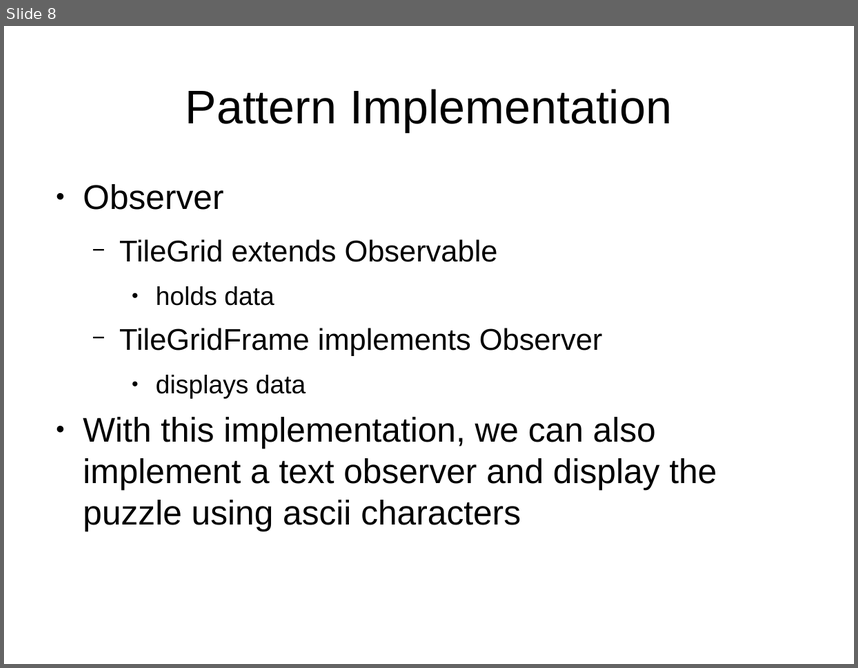
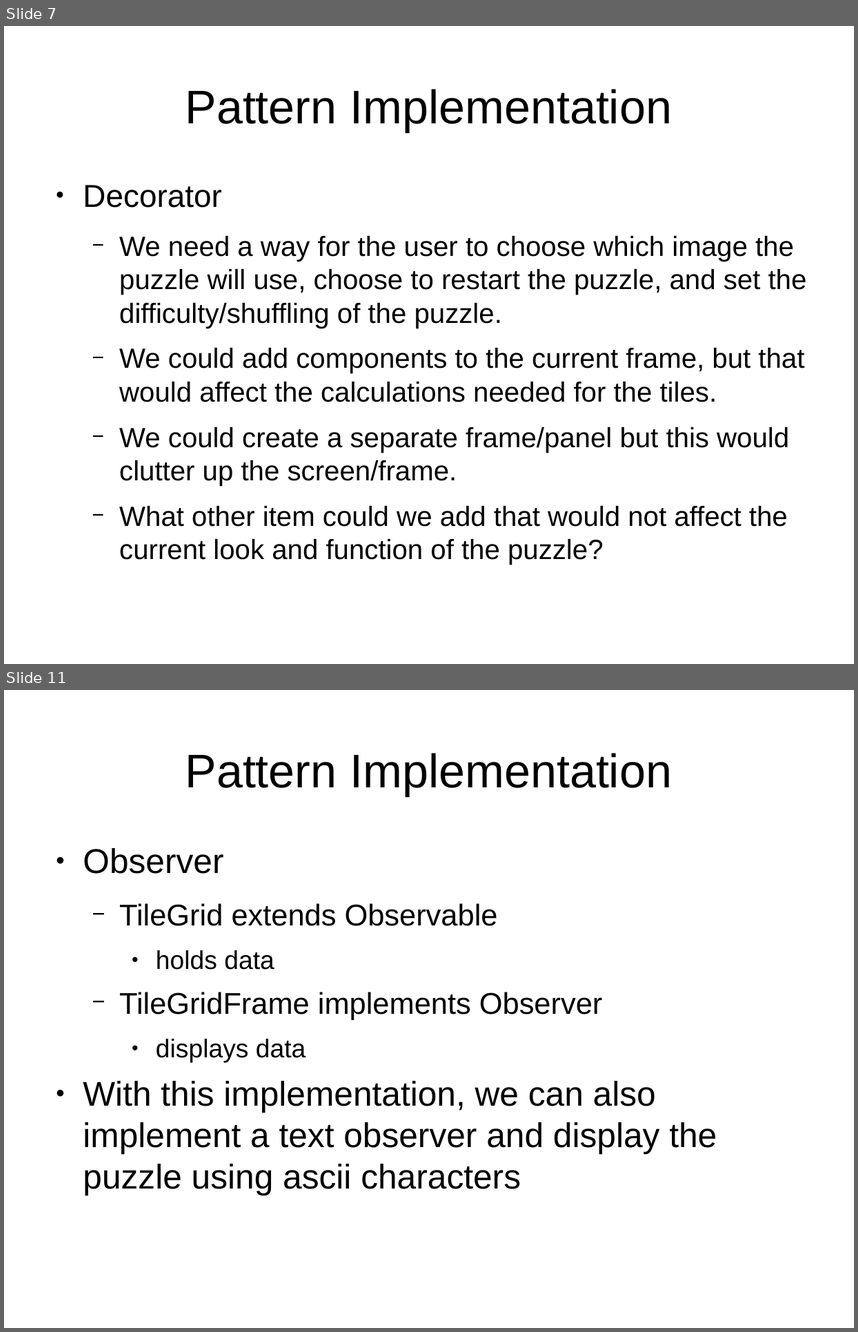
Before and after one commit to StephenKairos/CS151_Projects-HW, a slide deck: Group Project/Presentation.odp. Shown one above the other, each under a label of ours: slide 8 before the commit, slides 7 and 11 after it; the slides between them are not shown. The pictures are 858x668 and 858x1332 pixels, drawn with LibreOffice and Linux fonts; fonts in the diff are those of the drawing. Boxes give left, top, right and bottom in pixels: in the first picture for what was removed or moved away, otherwise in the second. Text is boxed around its words. In the diff, an @@ line names an element or a change of style, - is before the commit and + after.

```diff
--- a/Group Project/Presentation.odp
+++ b/Group Project/Presentation.odp
@@ slide 7 added at [4, 26, 854, 664], background #FFFFFF @@
@@ title added at [185, 89, 672, 132], 44 pt, text #000000 @@
+Pattern Implementation
@@ text added at [83, 185, 807, 526], 25.9 pt, text #000000 @@
+● Decorator
+  − We need a way for the user to choose which image the puzzle will use, choose to restart the puzzle, and set the difficulty/shuffling of the puzzle.
+  − We could add components to the current frame, but that would affect the calculations needed for the tiles.
+  − We could create a separate frame/panel but this would clutter up the screen/frame.
+  − What other item could we add that would not affect the current look and function of the puzzle?
@@ what was slide 8 is now slide 11 @@
```
Also in this commit, not shown: 2 slides changed, 2 other slides added, 1 other file.
